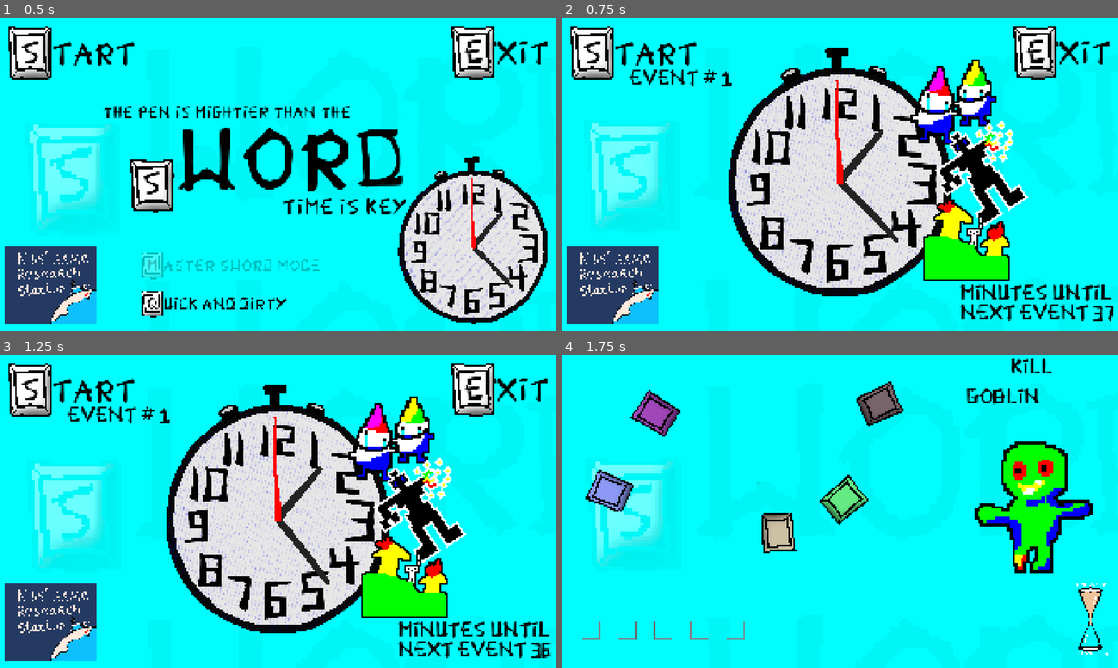
Above: before the commit, frames 1-4 (two rows, left to right).
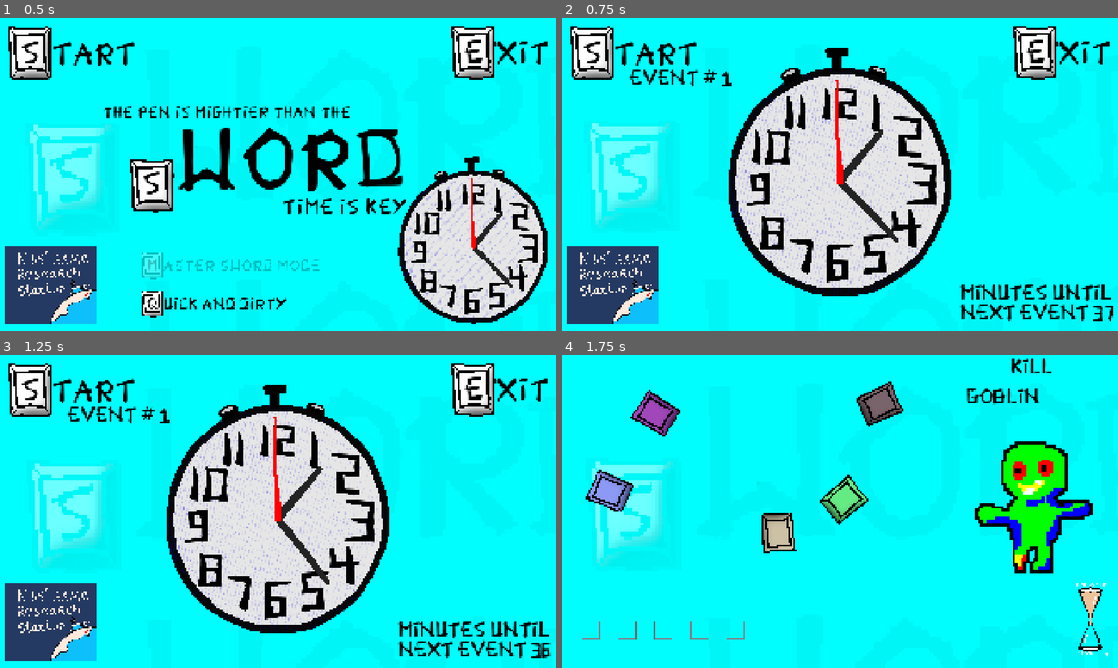
Above: after the commit, the same moments.

Repository: perlindgren/s_word
Game: Godot game, scene res://scenes/game_manager.tscn
Same seed, same stepped clock (60 frames per second), same inputs: the game is played once before the commit and once after it.
Inputs (mouse positions are in pixels of both pictures, inside the frame that each line leads up to):
- Up to frame 1 (0.5 s): no input
- Up to frame 2 (0.75 s): click (589, 52) at 0.5 s
- Up to frame 3 (1.25 s): no input
- Up to frame 4 (1.75 s): click (589, 389) at 1.25 s

Frame 1 is identical in both runs. In frame 2, 7.4% of the frame differs, in the area x 62-84%, y 13-84%; in frame 3, 7.4%; in frame 4, nothing differs.

Commit message:
game test

Diff:
--- a/scripts/game_loop_menu.gd
+++ b/scripts/game_loop_menu.gd
@@ -6,6 +6,7 @@
 @onready var current_event = $CurrentEvent
 
 func _ready() -> void:
+	GameState.load()
 	for c in cleared.get_children():
 		print("c ", c)
 		c.visible = false
--- a/scripts/game_state.gd
+++ b/scripts/game_state.gd
@@ -3,9 +3,9 @@
 @export var master_sword_mode = false
 
 # The cleared challenges
-@export var cleared : Array = [1, 2 ,3]
-@export var failed : Array = [2]
-@export var event_nr : int = 2
+@export var cleared : Array = []
+@export var failed : Array = []
+@export var event_nr : int = 0
 
 const file_name = "user://savegame.save"
 
@@ -32,7 +32,7 @@
 	Data.new("Pillow Man", "Wants", "BLANKET", 5, 0.6),
 	Data.new("Seagull with Gun", "Feed", "FRIES", 6, 0.7),
 	Data.new("Cat", "Feed", "CATNIP", 6, 0.8),
-	Data.new("Pizza Man", "Wants", "Tomatoe", 7, 0.9),
+	Data.new("Pizza Man", "Wants", "Tomato", 7, 0.9),
 	Data.new("Fish", "Wants", "AQUARIUM", 7, 1.0),
 	Data.new("Cake", "Needs", "BIRTHDAY", 8, 1.0),
 	Data.new("John Smith", "Wants", "SMARTPHONE", 8, 1.0)
--- a/scripts/main.gd
+++ b/scripts/main.gd
@@ -94,8 +94,9 @@
 func dropped(p: int, char: String) -> void:
 	print("received drop ", p, " ", char)
 	input[p] = char
+	print("input ", input, "word", word)
 	if input == word:
 		print("success")
 		GameState.cleared.push_back(GameState.event_nr)
-
+		GameState.save()
 		Signals.to_game_loop_menu.emit()
